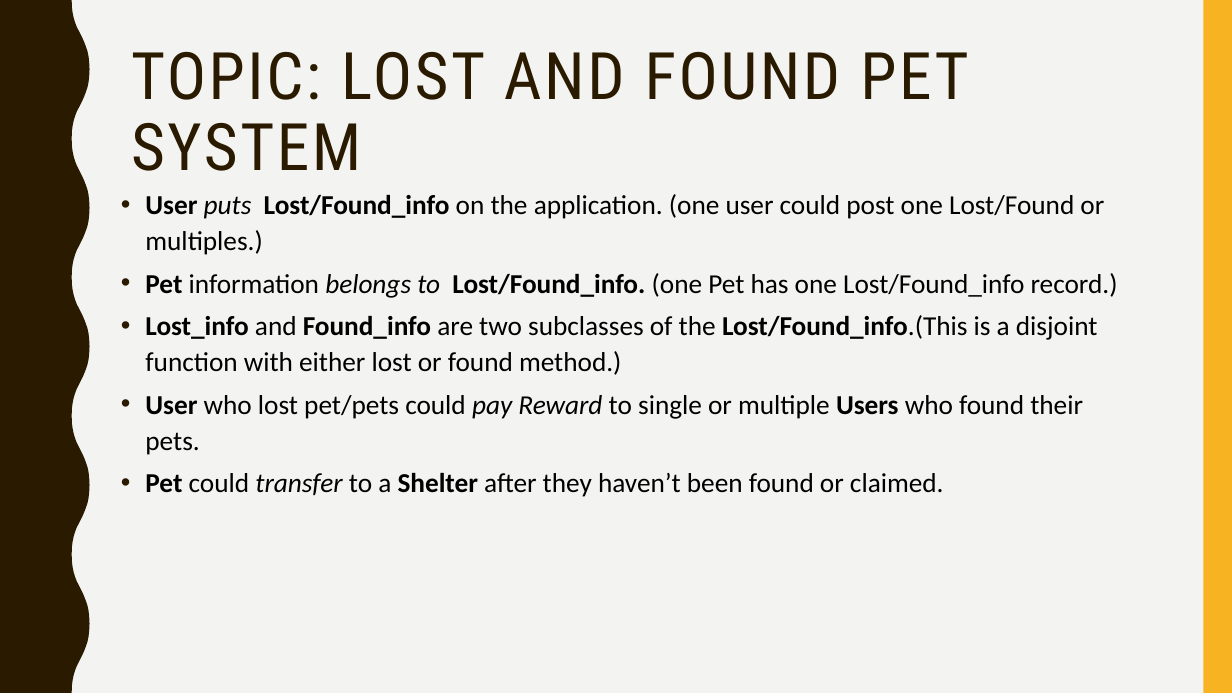
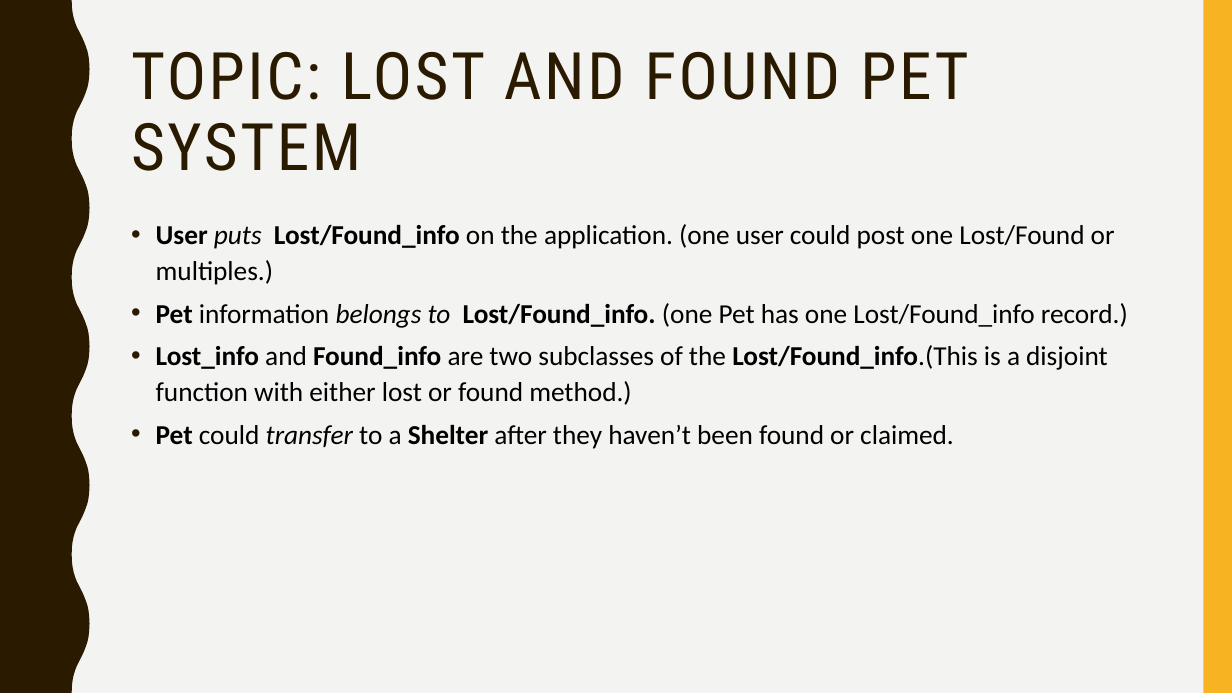
Before and after one commit to petsystem/DBS_4710, a slide deck: slide 3 of Presentation.pptx (slide 2 before the commit). Drawn at 1232x693 pixels with LibreOffice and Linux fonts; fonts in the diff are those of the drawing. Boxes give left, top, right and bottom in pixels: in the first picture for what was removed or moved away, otherwise in the second. Text is boxed around its words. In the diff, an @@ line names an element or a change of style, - is before the commit and + after.

Commit message:
Presentation
update

```diff
--- a/Presentation.pptx
+++ b/Presentation.pptx
@@ text "User puts Lost/Found_info on the ...": place and size @@
-text "User puts Lost/Found_info on the ..." at [145,194,1118,497]
+text "User puts Lost/Found_info on the ..." at [156,224,1128,449]
@@ text at [145,395,1083,455]: paragraph removed @@
-• User who lost pet/pets could pay Reward to single or multiple Users who found their pets.
```
Also in this commit, not shown: 1 slide added.
